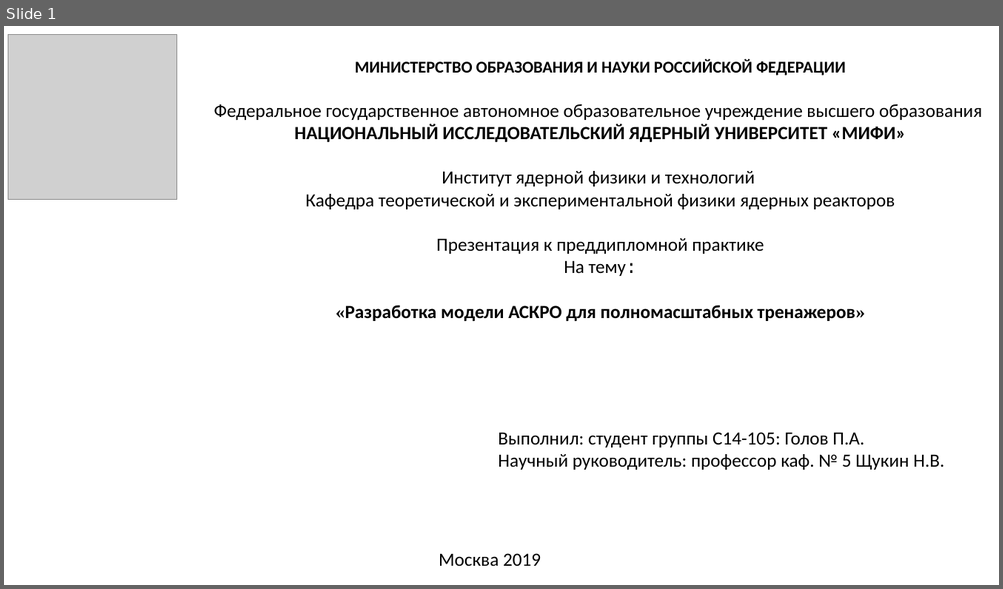
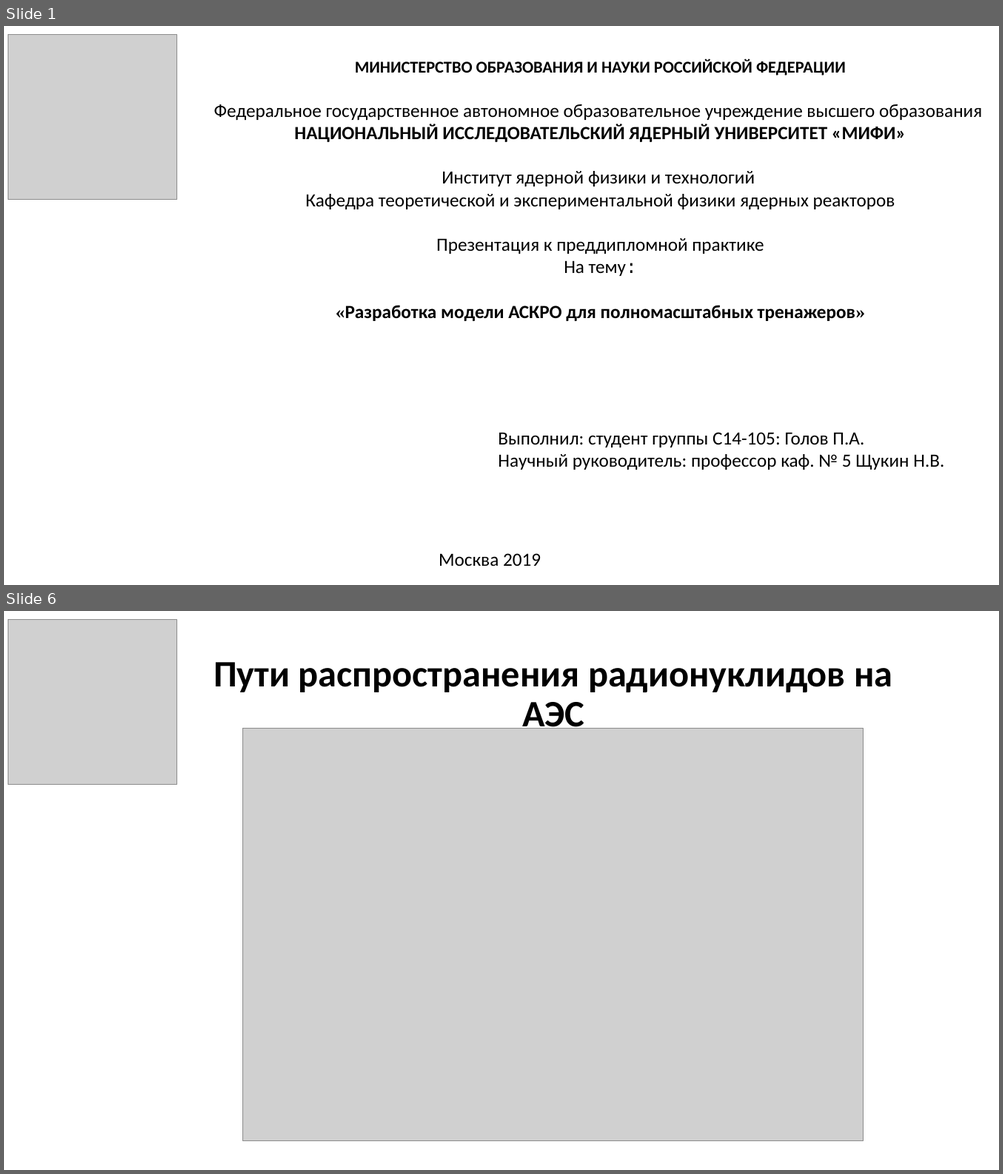
Before and after one commit to GolovPavel/diploma_golov, a slide deck: practice/presentation/practice.pptx. Shown one above the other, each under a label of ours: slide 1 before the commit, slides 1 and 6 after it; the slides between them are not shown. The pictures are 1003x589 and 1003x1174 pixels, drawn with LibreOffice and Linux fonts; fonts in the diff are those of the drawing; grey boxes stand for pictures. Boxes give left, top, right and bottom in pixels: in the first picture for what was removed or moved away, otherwise in the second. Text is boxed around its words. In the diff, an @@ line names an element or a change of style, - is before the commit and + after.

```diff
--- a/practice/presentation/practice.pptx
+++ b/practice/presentation/practice.pptx
@@ slide 6 added at box(4, 611, 999, 1170), background #FFFFFF @@
@@ picture added at box(8, 619, 176, 784) @@
@@ title added at box(213, 662, 892, 729), 36 pt, text #000000, bold @@
+Пути распространения радионуклидов на АЭС
@@ picture added at box(243, 728, 862, 1142) @@
```
Also in this commit, not shown: 2 slides changed, 4 other slides added, 2 other files.
